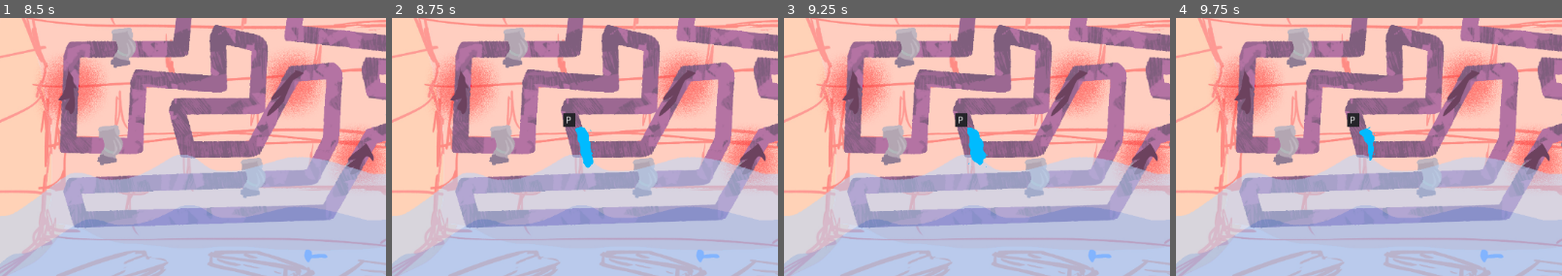
Above: before the commit, frames 1-4 (left to right).
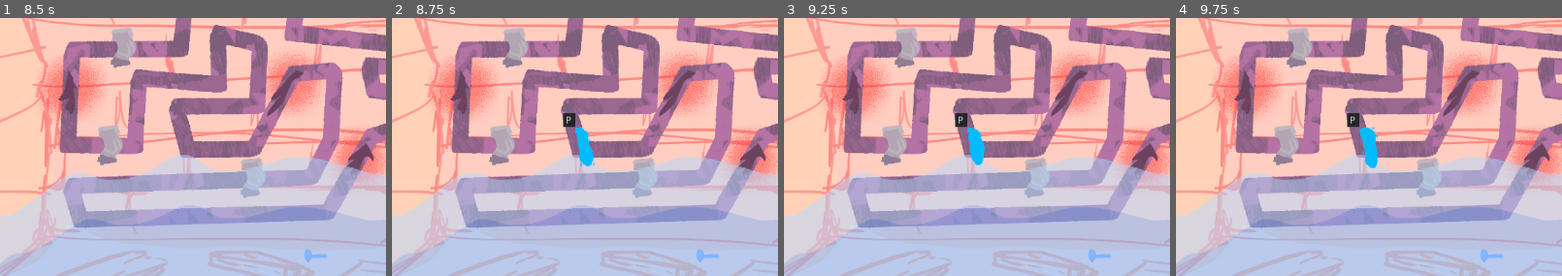
Above: after the commit, the same moments.

Repository: batomow/COMPILER
Game: Godot game, scene res://Main Scenes/MainMenu/MainMenu.tscn
Same seed, same stepped clock (60 frames per second), same inputs: the game is played once before the commit and once after it.
Inputs:
- Up to frame 1 (8.5 s): click "Play" at 0.5 s; click "Menu" at 1.25 s; tap Enter at 2, 3.5, 5 s; tap Space at 2.75, 4.25, 5.75 s
- Up to frame 2 (8.75 s): no input
- Up to frame 3 (9.25 s): no input
- Up to frame 4 (9.75 s): no input
The pictures show only the part of the screen within x 10-60%, y 28-78%; the shares and areas given below are measured in that part.

Frame 1 is identical in both runs. In frame 2, 0.2% of the frame differs, in the area x 47-53%, y 42-59%; in frame 3, 0.1%; in frame 4, 0.3%.

Commit message:
Fix Leak Spawning and timers

Diff:
--- a/Main Scenes/Game/Fuga.tscn
+++ b/Main Scenes/Game/Fuga.tscn
@@ -20,36 +20,31 @@
 
 class_name Fuga
 
-enum states { spawn, flow, patch }
+enum states { spawn, patch }
 
-var __anim setget nowrite, noread
-var __key setget nowrite, noread
+var anim:Array
+var key:Label
 
 var letter:String setget _set_letter
 var state:int setget _set_anim
 
+func _ready():
+	anim = get_node(\"Animations\").get_children()
+	key = get_node(\"Letter/Panel/Label\")
+
 func _set_letter(value):
-	letter = value #set it and then do stuff
-	if !__key:
-		__key = $Letter/Panel/Label
-	__key.text = value
+	letter = value
+	key.text = value
 
 func _set_anim(value):
-	state == value #set it and then do stuff
-	if !__anim:
-		__anim = $Animation
+	state = value
 	if value == states.spawn:
-		pass #play first animation
-	elif value == states.flow:
-		pass #play second animation
+		anim[0].visible = true
+		anim[1].visible = false
 	elif value == states.patch:
-		pass #play third animation
-
-func nowrite(value):
-	print(\"cant modify this property\")
-
-func noread():
-	print(\"cant read this property\")"
+		anim[0].visible = false
+		anim[1].visible = true
+"
 
 [sub_resource type="SpriteFrames" id=1]
 animations = [ {
@@ -59,15 +54,31 @@
 "speed": 12.0
 } ]
 
+[sub_resource type="SpriteFrames" id=3]
+animations = [ {
+"frames": [ ExtResource( 1 ), ExtResource( 2 ), ExtResource( 3 ) ],
+"loop": true,
+"name": "default",
+"speed": 12.0
+} ]
+
 [node name="Node2D" type="Node2D"]
 script = SubResource( 2 )
 
-[node name="Animation" type="AnimatedSprite" parent="."]
+[node name="Animations" type="Node2D" parent="."]
+
+[node name="Animation1" type="AnimatedSprite" parent="Animations"]
 scale = Vector2( 0.16, 0.16 )
 frames = SubResource( 1 )
 animation = "agua"
-frame = 4
+frame = 5
 playing = true
+centered = false
+
+[node name="Animation2" type="AnimatedSprite" parent="Animations"]
+visible = false
+scale = Vector2( 0.2, 0.21 )
+frames = SubResource( 3 )
 centered = false
 
 [node name="Letter" type="Control" parent="."]
--- a/Main Scenes/Game/Game.tscn
+++ b/Main Scenes/Game/Game.tscn
@@ -46,13 +46,16 @@
 	pass # Replace with function body.
 
 func _on_Leak_timeout():
+	if letter_stack.empty() or position_stack.empty():
+		return
 	var new_fuga = base_fuga.instance()
+	fuga_container.add_child(new_fuga)
 	new_fuga.position = points[position_stack.front()]
 	position_stack.pop_front()
 	new_fuga.letter = alphabet[letter_stack.front()]
 	letter_stack.pop_front()
 	new_fuga.state = new_fuga.states.spawn
-	fuga_container.add_child(new_fuga)
+	new_fuga.name = new_fuga.letter
 
 
 "
Binary file added: Art/Timer/TIMER_1.png
Not shown, added: Art/Timer/TIMER_1.png.import
Binary file added: Art/Timer/TIMER_2.png
Not shown, added: Art/Timer/TIMER_2.png.import
Binary file added: Art/Timer/TIMER_3.png
Not shown, added: Art/Timer/TIMER_3.png.import
Binary file added: Art/Timer/TIMER_4.png
Not shown, added: Art/Timer/TIMER_4.png.import
Binary file added: Art/Timer/TIMER_5.png
Not shown, added: Art/Timer/TIMER_5.png.import
Binary file added: Art/Timer/TIMER_6.png
Not shown, added: Art/Timer/TIMER_6.png.import
(and 1 more such lines)
